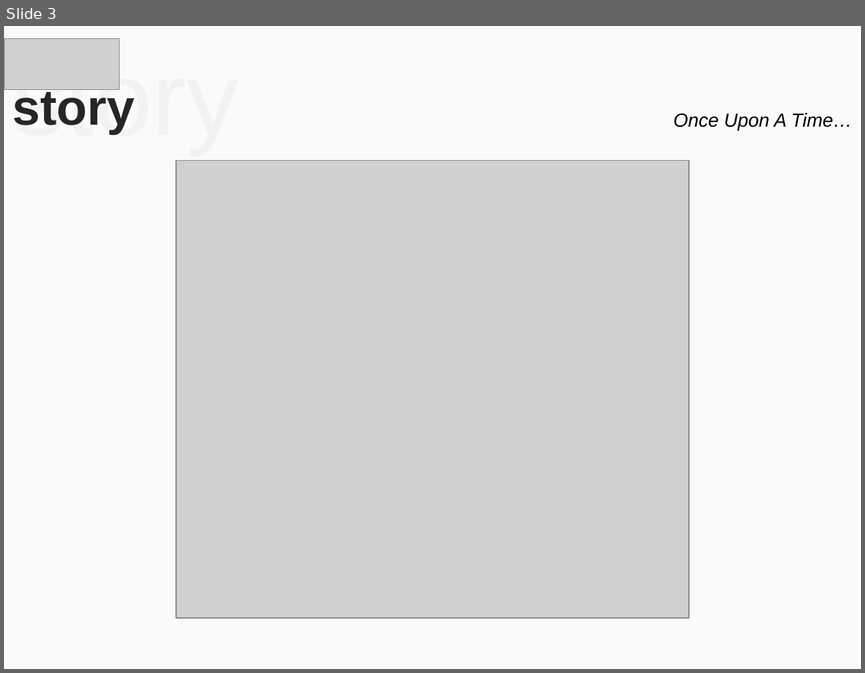
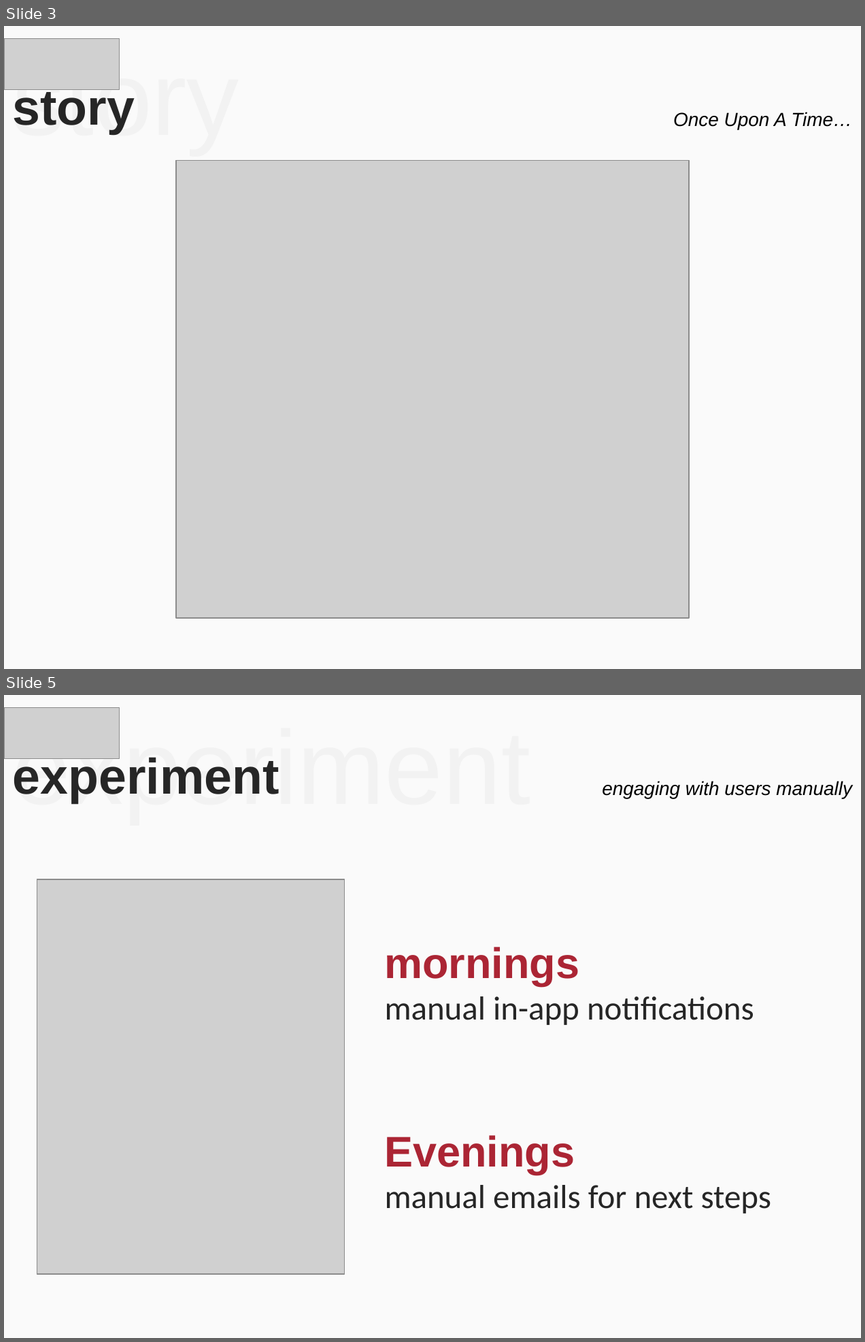
Before and after one commit to mohitmamoria/horntell-unpluggd-deck, a slide deck: Horntell - Unpluggd.pptx. Shown one above the other, each under a label of ours: slide 3 before the commit, slides 3 and 5 after it; the slides between them are not shown. The pictures are 865x673 and 865x1342 pixels, drawn with LibreOffice and Linux fonts; fonts in the diff are those of the drawing; grey boxes stand for pictures. Boxes give left, top, right and bottom in pixels: in the first picture for what was removed or moved away, otherwise in the second. Text is boxed around its words. In the diff, an @@ line names an element or a change of style, - is before the commit and + after.

```diff
--- a/Horntell - Unpluggd.pptx
+++ b/Horntell - Unpluggd.pptx
@@ slide 5 added at [4, 695, 861, 1338], background #FAFAFA @@
@@ picture added at [4, 708, 119, 759] @@
@@ text added at [12, 721, 530, 804], 88 pt, text #F2F2F2 @@
+experiment
@@ title added at [13, 754, 279, 803], 42 pt, text #262626, bold @@
+experiment
@@ text added at [602, 781, 852, 799], 16 pt, text #000000, italic @@
+engaging with users manually
@@ picture added at [37, 879, 344, 1273] @@
@@ text added at [385, 947, 771, 1213], 28 pt, text #262626 @@
+mornings
+manual in-app notifications
+Evenings
+manual emails for next steps
```
Also in this commit, not shown: 1 slide changed, 11 other slides added, 7 slides removed, 9 other files.
